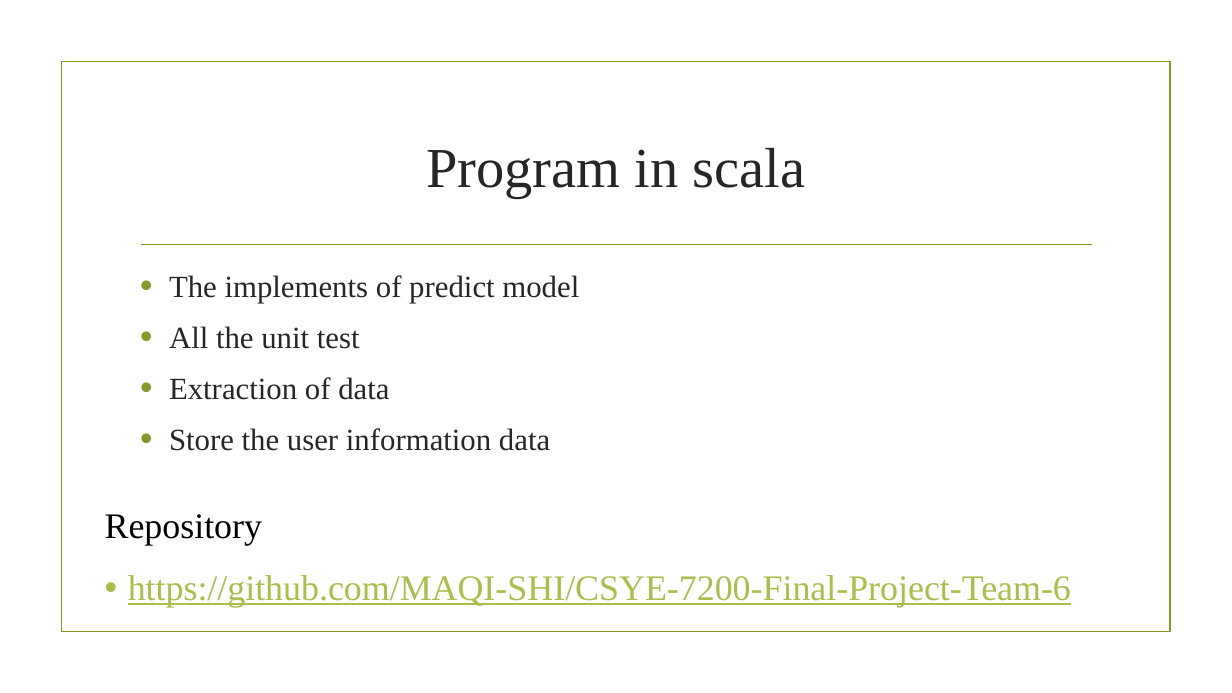
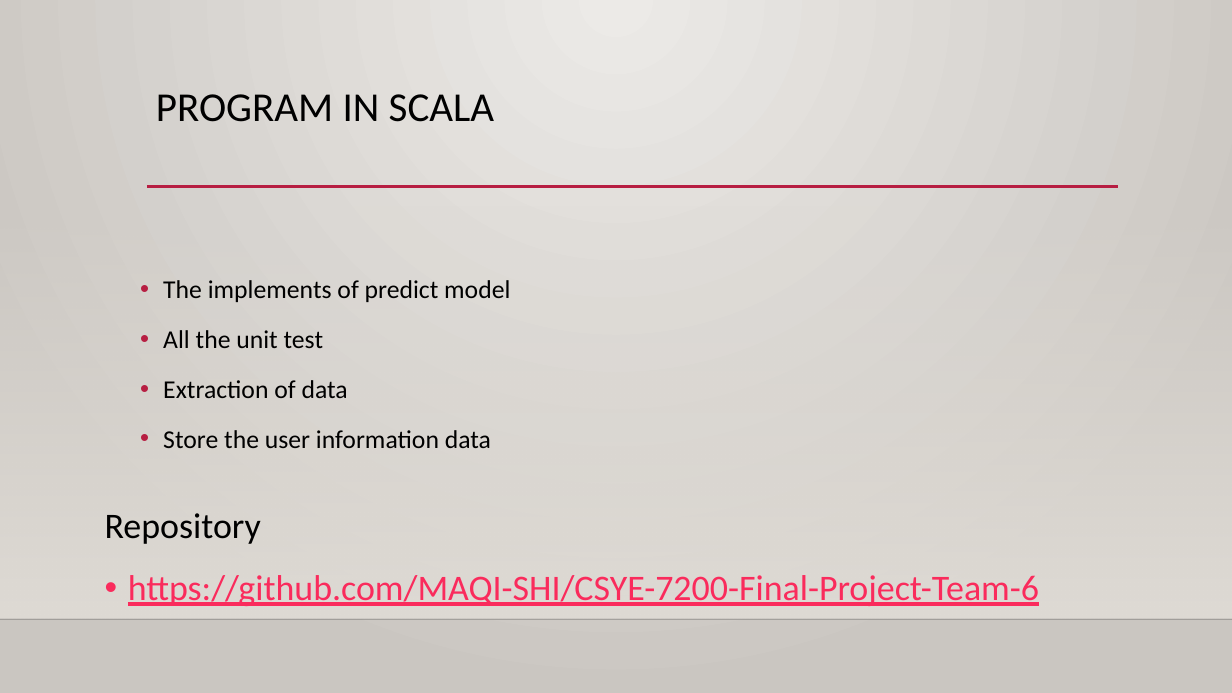
Before and after one commit to MAQI-SHI/CSYE-7200-Final-Project-Team-6, a slide deck: slide 17 of finalPresentation.pptx (slide 13 before the commit). Drawn at 1232x693 pixels with LibreOffice and Linux fonts; fonts in the diff are those of the drawing; background and template pictures are left out. Boxes give left, top, right and bottom in pixels: in the first picture for what was removed or moved away, otherwise in the second. Text is boxed around its words. In the diff, an @@ line names an element or a change of style, - is before the commit and + after.

```diff
--- a/finalPresentation.pptx
+++ b/finalPresentation.pptx
@@ background picture (left out) to gradient #ECEAE7 to #CAC7C1 @@
@@ title "PROGRAM IN SCALA" at box(156, 94, 494, 122): vertical alignment middle to top @@
@@ title at box(156, 94, 494, 122): text changed; size 44 to 32 pt; font Times New Roman to Calibri; text colour #262626 to #000000 @@
-Program in scala
+PROGRAM IN SCALA
@@ rectangle: place and size @@
-rectangle at box(61, 62, 1170, 632)
+rectangle at box(0, 204, 1232, 619)
@@ rectangle at box(0, 204, 1232, 619): fill none to gradient #DFDBD5; outline #83992A 1.25 pt to none @@
@@ line moved from (141, 245) - (1092, 245) to (147, 187) - (1118, 187) @@
@@ line (147, 187) - (1118, 187): stroke #83992A 1.25 pt to #B71E42 2.5 pt @@
@@ text "The implements of predict model" at box(163, 280, 510, 448): size 24 to 20 pt, font Times New Roman to Calibri, text colour #262626 to #000000; indent changed; line spacing 1 to 1.2; bullet colour #83992A to #B71E42 @@
@@ text "Repository" at box(105, 513, 261, 544): font Times New Roman to Calibri @@
@@ text "https://github.com/MAQI-SHI/CSYE-7200-Final-Project-Team-6" at box(128, 575, 1039, 606): font Times New Roman to Calibri, text colour #A8BF4D to #FA2B5C @@
@@ line added from (0, 619) to (1232, 619), #000001 1 pt @@
```
Also in this commit, not shown: 12 other slides changed, 6 slides added, 2 slides removed, 2 other files.
